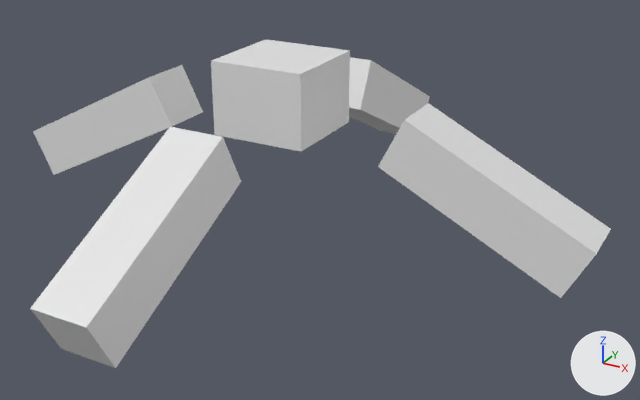
Renders of the OBJ model src/main/resources/assets/examplemod/models/blocks/stabilizerGlasses.obj from each side of a commit.
The view is the same before and after, from a 50 mm lens placed at (5.7, -9.38, 4.1), pointed at (0.57, -0.05, -0.57). The axes (+X, +Y, +Z) are drawn at lower right. The lights are the same throughout. Where no turn or scale is listed for an object, it has been applied to the vertices.

Before the edit, the objects in view are built like this:
```python
me_glass4 = bpy.data.meshes.new('glass4')
me_glass4.from_pydata(...)  # 40 vertices, 30 faces; spans x -4.18..4.18, y -4.18..4.18, z -0.97..1.28
me_glass4.materials.append(mat_material_002)  # its picture is missing
ob_glass4 = bpy.data.objects.new('glass4', me_glass4)
ob_glass4.location = (0.0, 0.0, 0.0)
```
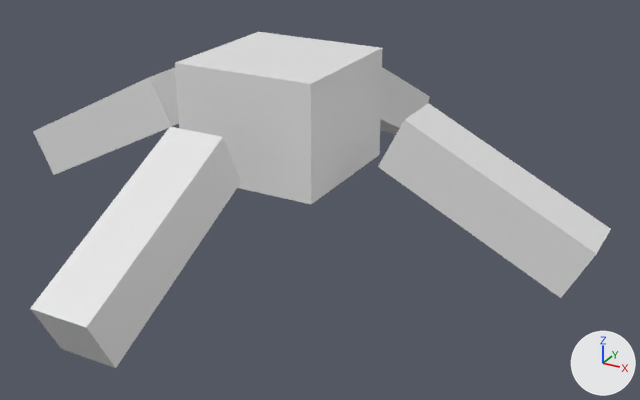
Boxes (x1, y1, x2, y2) around the edits, measured in the pictures (640 x 400 px; the box of a moved part takes in the faces that stretch with it):
'glass4', reshaped: before (30, 39, 611, 368); after (30, 32, 611, 368)
part 1 of me_glass4, moved or reshaped: before (349, 57, 430, 134); after (378, 103, 611, 298)
part 2 of me_glass4, moved or reshaped: before (378, 103, 611, 298); after (175, 32, 383, 204)
part 3 of me_glass4, moved or reshaped: before (211, 39, 350, 152); after (380, 67, 430, 134)

The change, as a list of edits to the scene's bpy script:
```text
Change me_glass4:
    where me_glass4.from_pydata(...)  # 40 vertices, 30 faces; spans x -4.18..4.18, y -4.18..4.18, z -0.97..1.28
    used by ob_glass4; location = (0.0, 0.0, 0.0)
    me_glass4 part 1: the loose piece of 8 vertices spanning x -0.36..0.36, y 1.54..4.18, z -0.97..0.83 is turned -90 degrees about the z axis through the mesh origin
    me_glass4 part 2
    me_glass4.vertices[0].co: (1.54, -0.36, 0.19) -> (-0.95, -0.95, -0.2)  # pixel (377, 166) -> not seen
    me_glass4.vertices[1].co: (1.86, -0.36, 0.83) -> (-0.95, -0.95, 1.28)  # pixel (404, 119) -> pixel (174, 62)
    me_glass4.vertices[2].co: (1.54, 0.36, 0.19) -> (-0.95, 0.95, -0.2)
    me_glass4.vertices[3].co: (1.86, 0.36, 0.83) -> (-0.95, 0.95, 1.28)  # pixel (428, 103) -> pixel (258, 31)
    me_glass4.vertices[4].co: (3.86, -0.36, -0.97) -> (0.95, -0.95, -0.2)  # pixel (560, 298) -> pixel (311, 204)
    me_glass4.vertices[5].co: (4.18, -0.36, -0.33) -> (0.95, -0.95, 1.28)  # pixel (596, 253) -> pixel (310, 84)
    me_glass4.vertices[6].co: (3.86, 0.36, -0.97) -> (0.95, 0.95, -0.2)  # not seen -> pixel (379, 154)
    me_glass4.vertices[7].co: (4.18, 0.36, -0.33) -> (0.95, 0.95, 1.28)  # pixel (611, 228) -> pixel (382, 47)
    me_glass4 part 3
    me_glass4.vertices[16].co: (-0.64, -0.64, 0.31) -> (0.36, 1.54, 0.19)  # pixel (214, 134) -> not seen
    me_glass4.vertices[17].co: (-0.64, -0.64, 1.28) -> (0.36, 1.86, 0.83)  # pixel (210, 60) -> not seen
    me_glass4.vertices[18].co: (-0.64, 0.64, 0.31) -> (-0.36, 1.54, 0.19)
    me_glass4.vertices[19].co: (-0.64, 0.64, 1.28) -> (-0.36, 1.86, 0.83)  # pixel (265, 39) -> not seen
    me_glass4.vertices[20].co: (0.64, -0.64, 0.31) -> (0.36, 3.86, -0.97)  # pixel (301, 151) -> not seen
    me_glass4.vertices[21].co: (0.64, -0.64, 1.28) -> (0.36, 4.18, -0.33)  # pixel (300, 74) -> pixel (429, 96)
    me_glass4.vertices[22].co: (0.64, 0.64, 0.31) -> (-0.36, 3.86, -0.97)  # pixel (348, 122) -> pixel (381, 131)
    me_glass4.vertices[23].co: (0.64, 0.64, 1.28) -> (-0.36, 4.18, -0.33)  # pixel (349, 50) -> not seen
```
